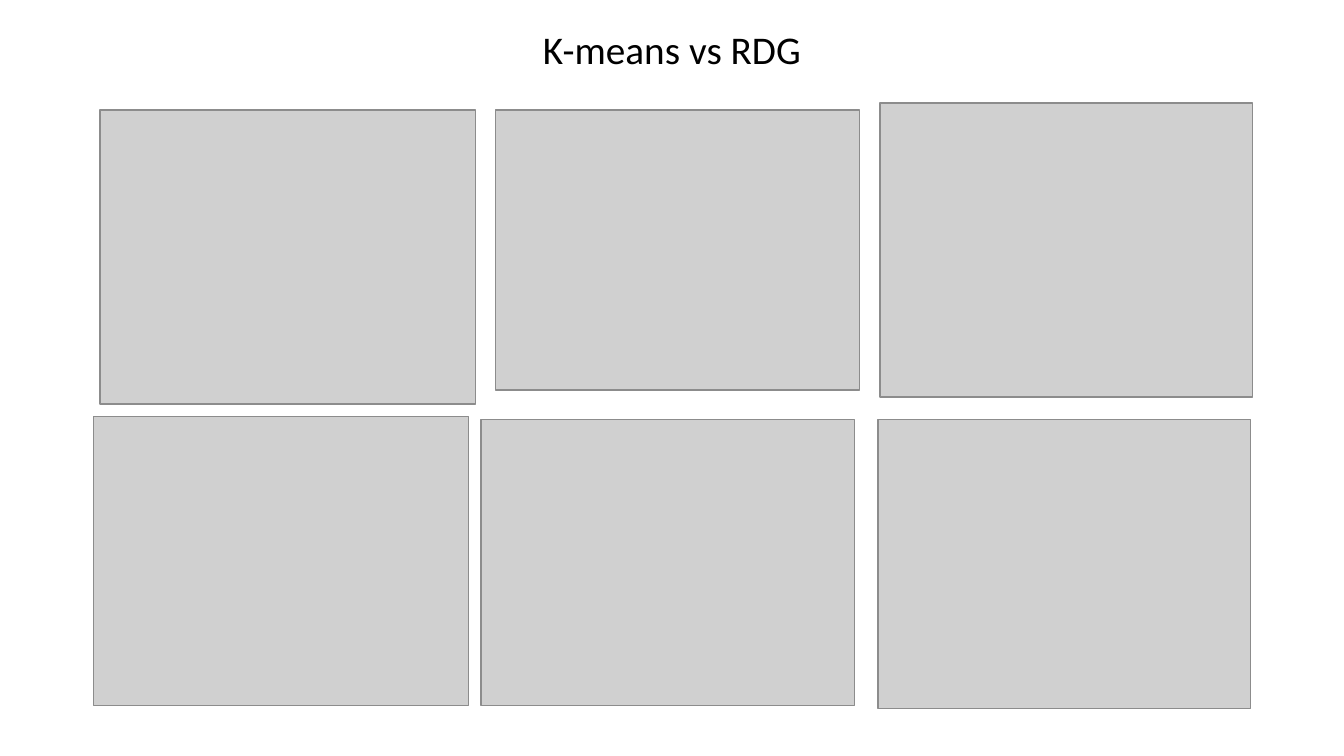
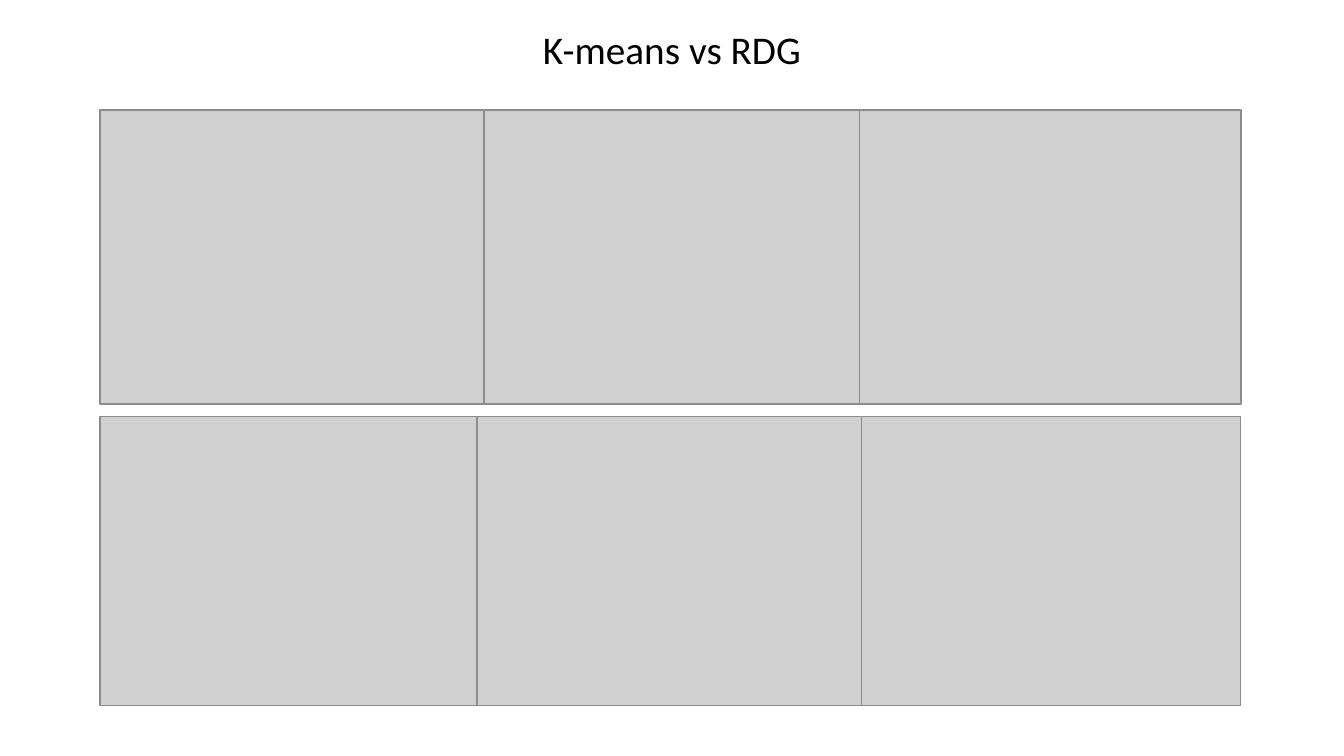
Before and after one commit to Teolul/Dot_Patterns_Perceptual_Grouping_RDG_vs_K-means, a slide deck: slide 23 of presentationITA.pptx (slide 18 before the commit). Drawn at 1344x756 pixels with LibreOffice and Linux fonts; fonts in the diff are those of the drawing; grey boxes stand for pictures; background and template pictures are left out. Boxes give left, top, right and bottom in pixels: in the first picture for what was removed or moved away, otherwise in the second. Text is boxed around its words. In the diff, an @@ line names an element or a change of style, - is before the commit and + after.

```diff
--- a/presentationITA.pptx
+++ b/presentationITA.pptx
@@ picture: place and size @@
-picture at [101, 110, 476, 405]
+picture at [101, 110, 485, 405]
@@ picture: place and size @@
-picture at [496, 110, 860, 390]
+picture at [484, 110, 859, 405]
@@ picture: place and size @@
-picture at [880, 103, 1253, 398]
+picture at [859, 110, 1241, 405]
@@ picture: place and size @@
-picture at [94, 417, 469, 706]
+picture at [101, 417, 478, 706]
@@ picture: place and size @@
-picture at [481, 419, 855, 706]
+picture at [477, 417, 862, 706]
@@ picture: place and size @@
-picture at [878, 419, 1250, 708]
+picture at [862, 417, 1241, 706]
```
Also in this commit, not shown: 12 other slides changed, 5 slides added, 3 other files.
